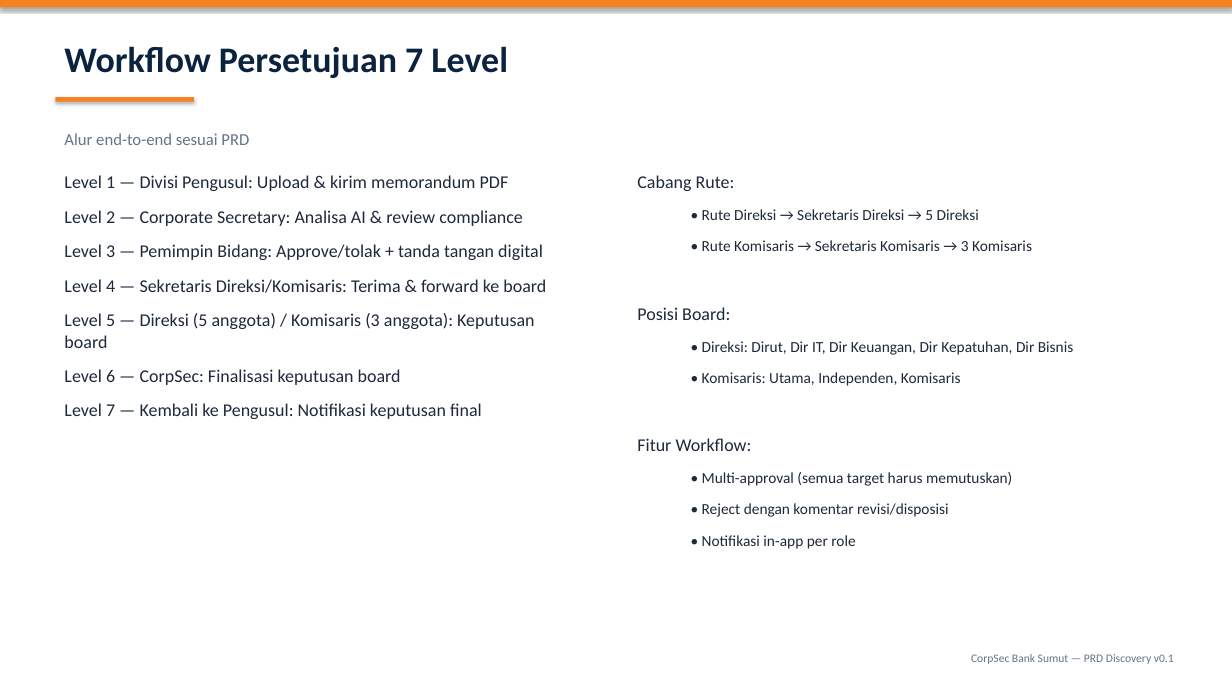
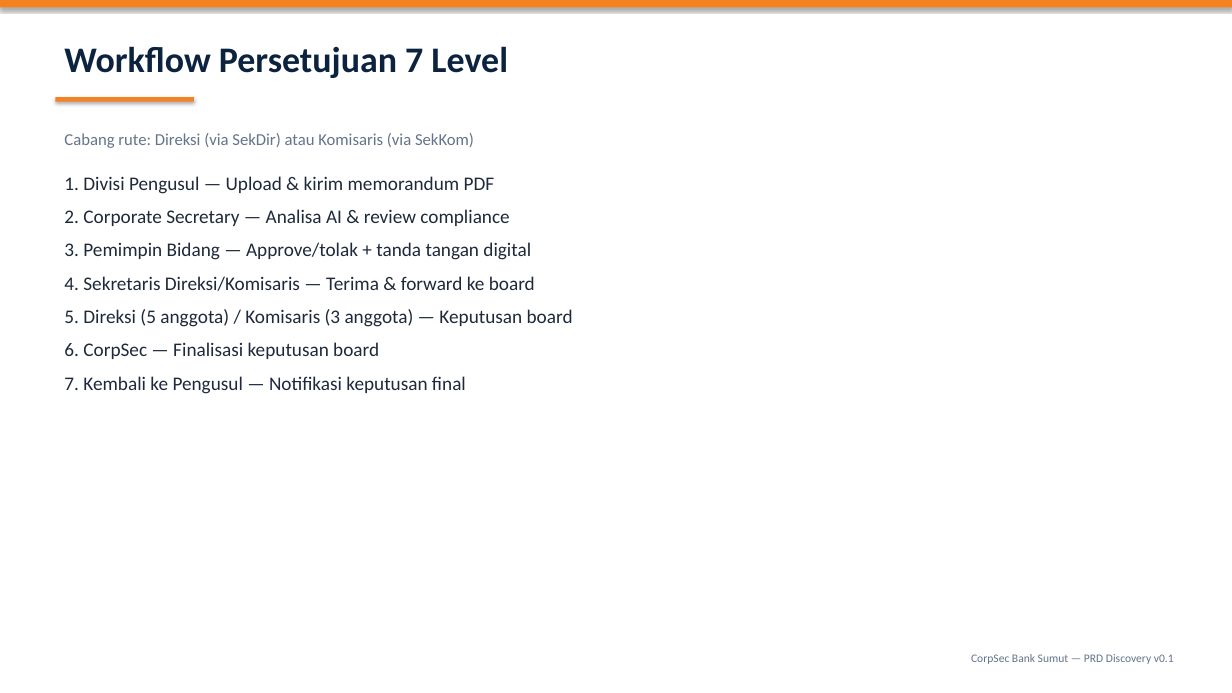
Before and after one commit to kelompok8ai/repo-day1-a, a slide deck: slide 7 of docs/CorpSec-Bank-Sumut-Presentasi.pptx (slide 17 before the commit). Drawn at 1232x693 pixels with LibreOffice and Linux fonts; fonts in the diff are those of the drawing. Boxes give left, top, right and bottom in pixels: in the first picture for what was removed or moved away, otherwise in the second. Text is boxed around its words. In the diff, an @@ line names an element or a change of style, - is before the commit and + after.

```diff
--- a/docs/CorpSec-Bank-Sumut-Presentasi.pptx
+++ b/docs/CorpSec-Bank-Sumut-Presentasi.pptx
@@ text at [64, 133, 474, 148]: text changed @@
-Alur end-to-end sesuai PRD
+Cabang rute: Direksi (via SekDir) atau Komisaris (via SekKom)
@@ text at [64, 176, 573, 394]: text changed; size 14 to 15 pt @@
-Level 1 — Divisi Pengusul: Upload & kirim memorandum PDF
-Level 2 — Corporate Secretary: Analisa AI & review compliance
-Level 3 — Pemimpin Bidang: Approve/tolak + tanda tangan digital
-Level 4 — Sekretaris Direksi/Komisaris: Terima & forward ke board
-Level 5 — Direksi (5 anggota) / Komisaris (3 anggota): Keputusan board
-Level 6 — CorpSec: Finalisasi keputusan board
-Level 7 — Kembali ke Pengusul: Notifikasi keputusan final
+1. Divisi Pengusul — Upload & kirim memorandum PDF
+2. Corporate Secretary — Analisa AI & review compliance
+3. Pemimpin Bidang — Approve/tolak + tanda tangan digital
+4. Sekretaris Direksi/Komisaris — Terima & forward ke board
+5. Direksi (5 anggota) / Komisaris (3 anggota) — Keputusan board
+6. CorpSec — Finalisasi keputusan board
+7. Kembali ke Pengusul — Notifikasi keputusan final
@@ text removed at [637, 175, 1074, 549] @@
-Cabang Rute:
-  • Rute Direksi → Sekretaris Direksi → 5 Direksi
-  • Rute Komisaris → Sekretaris Komisaris → 3 Komisaris
-Posisi Board:
-  • Direksi: Dirut, Dir IT, Dir Keuangan, Dir Kepatuhan, Dir Bisnis
-  • Komisaris: Utama, Independen, Komisaris
-Fitur Workflow:
-  • Multi-approval (semua target harus memutuskan)
-  • Reject dengan komentar revisi/disposisi
-  • Notifikasi in-app per role
```
Also in this commit, not shown: 14 other slides changed, 19 slides removed, 1 other file.
